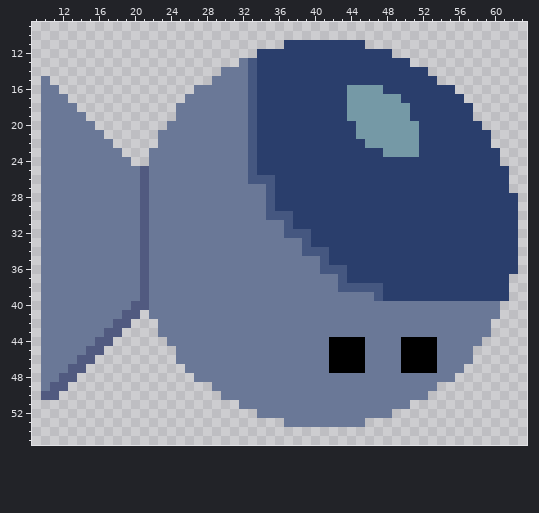
A pixel-art sprite gets an edit: Enemy/DonkFish/DonkFish.png. Above: the version before the commit.
The file is 64x64 pixels. Shown: x 9..63, y 9..55.
After:
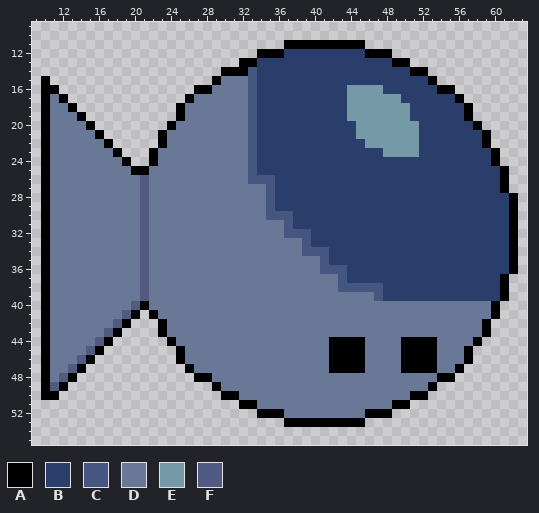
Palette (. is transparent): A #000000  B #2a3e6c  C #455780  D #6a7897  E #7599a6  F #515a80
The edit:
Changed rows in their new state; - is an unchanged pixel.
first column x 10:
11 ---------------------------AAAAAAAAA-----------------
12 ------------------------AAA---------AAA--------------
13 ----------------------AA---------------AA------------
14 --------------------AAA------------------AA----------
15 A------------------A-----------------------A---------
16 AA---------------AA-------------------------AA-------
17 A-A-------------A-----------------------------A------
18 A--A-----------A-------------------------------A-----
19 A---A----------A-------------------------------A-----
20 A----A--------A---------------------------------A----
21 A-----A------A-----------------------------------A---
22 A------A-----A-----------------------------------A---
23 A-------A---A-------------------------------------A--
24 A--------A--A-------------------------------------A--
25 A---------AA---------------------------------------A-
26 A--------------------------------------------------A-
27 A--------------------------------------------------A-
28 A---------------------------------------------------A
29 A---------------------------------------------------A
30 A---------------------------------------------------A
31 A---------------------------------------------------A
32 A---------------------------------------------------A
33 A---------------------------------------------------A
34 A---------------------------------------------------A
35 A---------------------------------------------------A
36 A---------------------------------------------------A
37 A--------------------------------------------------A-
38 A--------------------------------------------------A-
39 A--------------------------------------------------A-
40 A----------A--------------------------------------A--
41 A---------A-A-------------------------------------A--
42 A--------A---A-----------------------------------A---
43 A-------A----A-----------------------------------A---
44 A------A------A---------------------------------A----
45 A-----A--------A-------------------------------A-----
46 A----A---------A-------------------------------A-----
47 A---A-----------A-----------------------------A------
48 A--A-------------AA-------------------------AA-------
49 A-A----------------A-----------------------A---------
50 AA------------------AA-------------------AA----------
51 ----------------------AA---------------AA------------
52 ------------------------AAA---------AAA--------------
53 ---------------------------AAAAAAAAA-----------------
